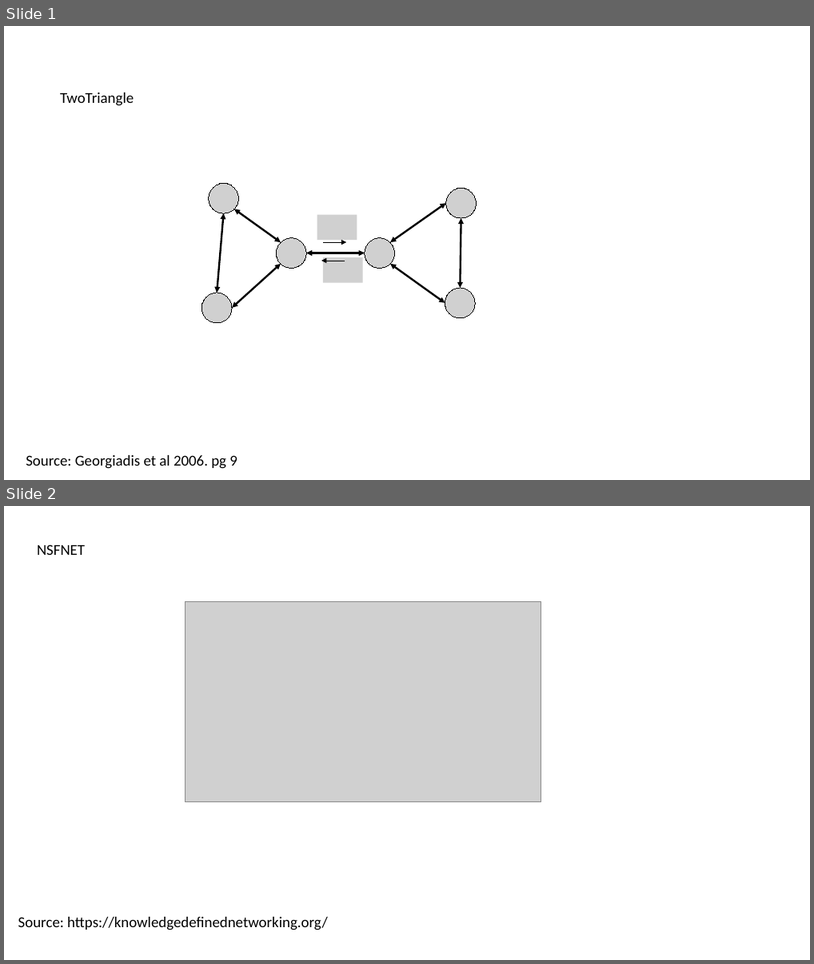
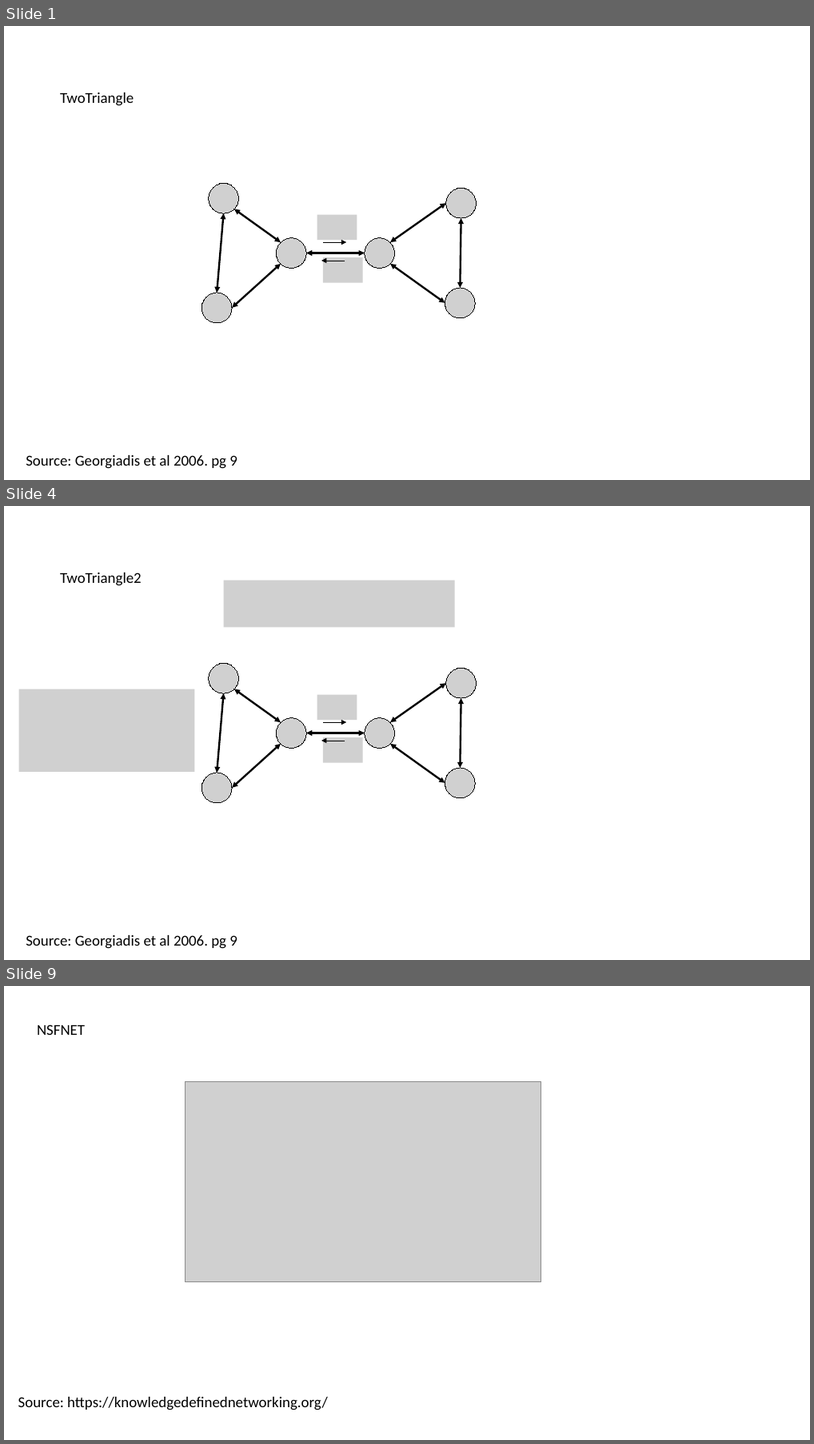
Before and after one commit to jwigmore-MIT/DeepRL_Q_Nets, a slide deck: Environments/Topologies.pptx. Shown one above the other, each under a label of ours: slides 1 and 2 before the commit, slides 1, 4 and 9 after it; the slides between them are not shown. The pictures are 814x964 and 814x1444 pixels, drawn with LibreOffice and Linux fonts; fonts in the diff are those of the drawing; grey boxes stand for pictures. Boxes give left, top, right and bottom in pixels: in the first picture for what was removed or moved away, otherwise in the second. Text is boxed around its words. In the diff, an @@ line names an element or a change of style, - is before the commit and + after.

```diff
--- a/Environments/Topologies.pptx
+++ b/Environments/Topologies.pptx
@@ slide 4 added at <box>4,506,810,960</box>, background #FFFFFF @@
@@ text added at <box>60,572,142,586</box>, 18 pt, text #000000 @@
+TwoTriangle2
@@ picture added at <box>223,580,454,627</box> @@
@@ picture added at <box>209,664,238,693</box> @@
@@ picture added at <box>446,668,477,698</box> @@
@@ picture added at <box>19,688,195,772</box> @@
@@ double arrow added from (223, 693) to (217, 772), #000000 2.25 pt @@
@@ double arrow added from (234, 688) to (281, 722), #000000 2.25 pt @@
@@ picture added at <box>318,695,358,720</box> @@
@@ double arrow added from (390, 722) to (446, 684), #000000 2.25 pt @@
@@ picture added at <box>276,718,306,748</box> @@
@@ picture added at <box>365,718,394,748</box> @@
@@ double arrow added from (462, 698) to (460, 768), #000000 2.25 pt @@
@@ double arrow added from (232, 788) to (281, 744), #000000 2.25 pt @@
@@ double arrow added from (306, 733) to (365, 733), #000000 2.25 pt @@
@@ arrow added from (345, 740) to (322, 740), #000000 0.25 pt @@
@@ picture added at <box>323,737,363,763</box> @@
@@ arrow added from (323, 722) to (346, 722), #000000 0.25 pt @@
@@ double arrow added from (390, 744) to (445, 783), #000000 2.25 pt @@
@@ picture added at <box>445,768,475,797</box> @@
@@ picture added at <box>202,772,232,803</box> @@
@@ text added at <box>26,935,238,948</box>, 18 pt, text #000000 @@
+Source: Georgiadis et al 2006. pg 9
@@ what was slide 2 is now slide 9 @@
```
Also in this commit, not shown: 8 other slides added, 2 other files.
